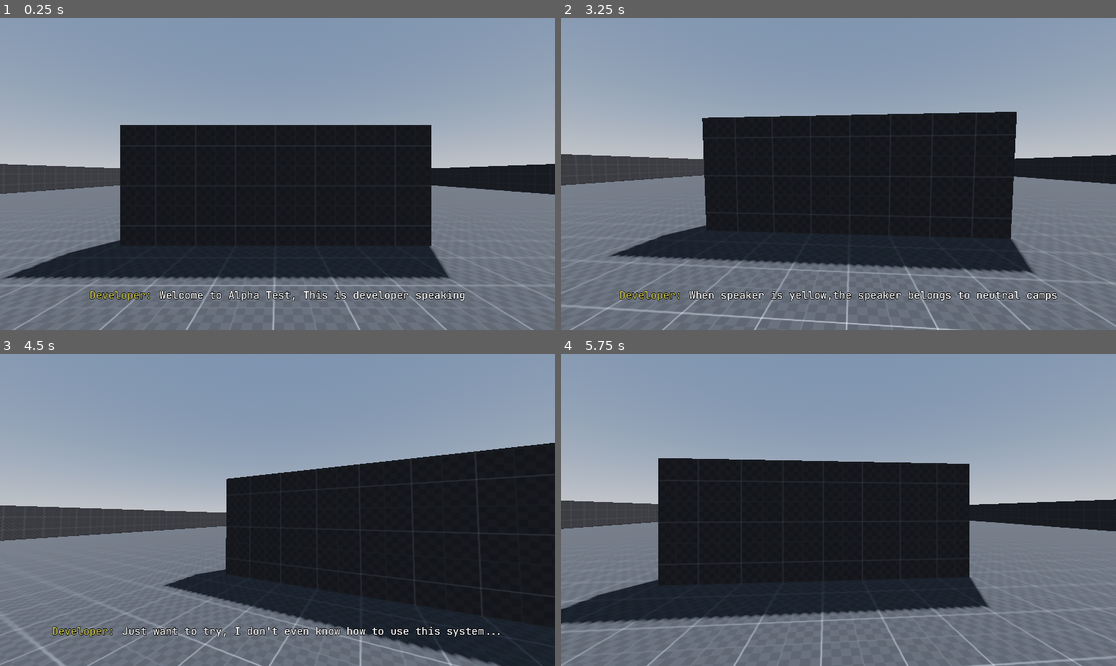
Above: before the commit, frames 1-4 (two rows, left to right).
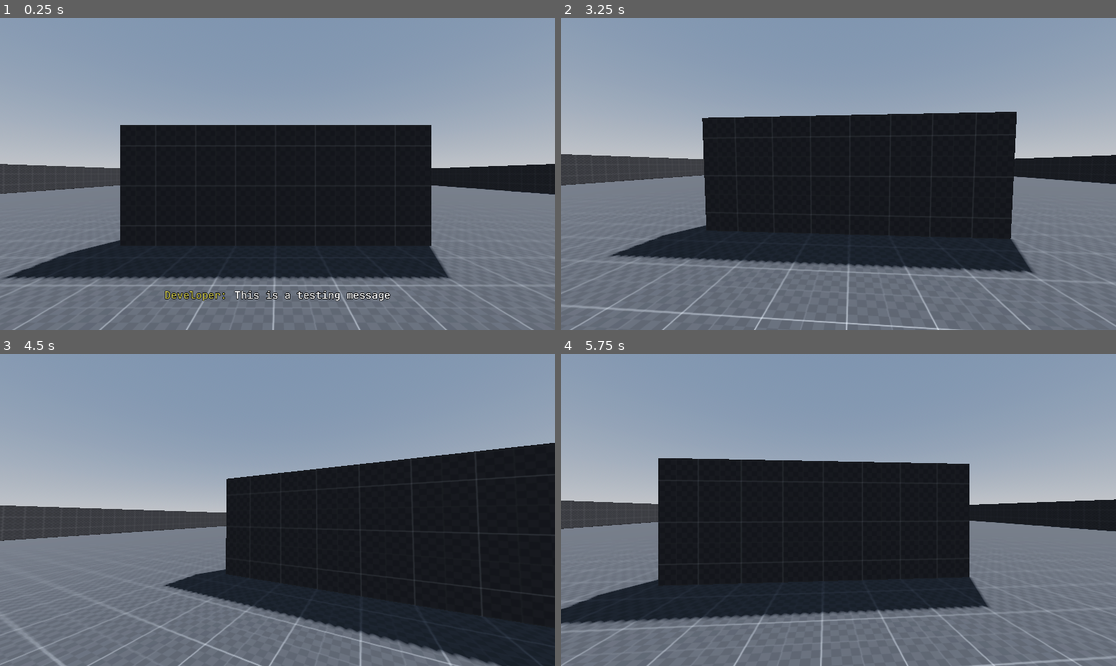
Above: after the commit, the same moments.

Repository: Zhiyi-Yang-YU/Outside-Skyline-AlphaTest
Game: Godot game, scene res://OutsideSkyline_Alpha/Scene/Level/Level_0.tscn
Two runs of this game, one before a commit and one after it. Both use one fixed random seed, a clock stepped at 60 frames per second and the inputs below.
Inputs (mouse positions are in pixels of both pictures, inside the frame that each line leads up to):
- Up to frame 1 (0.25 s): no input
- Up to frame 2 (3.25 s): tap Enter (ui_accept) at 0.5, 0.77, 1.25, 1.52, 2, 3.02 s; move the mouse to (866, 174) at 0.52 s; hold E (ui_interact) 0.53-1.28 s; move the mouse to (810, 174) at 1.27 s; tap E (ui_interact) at 1.35, 2.85 s; move the mouse to (849, 167) at 2.02 s; hold E (ui_interact) 2.03-2.78 s; move the mouse to (832, 180) at 2.77 s
- Up to frame 3 (4.5 s): tap Enter (ui_accept) at 3.5, 3.77 s; move the mouse to (316, 513) at 3.52 s; hold E (ui_interact) 3.53-4.28 s; move the mouse to (233, 506) at 4.27 s; tap E (ui_interact) at 4.35 s
- Up to frame 4 (5.75 s): tap Enter (ui_accept) at 4.52, 5 s; move the mouse to (844, 510) at 5.02 s; hold E (ui_interact) from 5.03 s (still down)

The runs differ from the first frame. In frame 1, 1.1% of the frame differs, in the area x 16-84%, y 87-91%; in frame 2, 1.2%, in the area x 10-90%, y 87-91%; in frame 3, 1.0%; in frame 4, nothing differs.

Commit message:
相对成功的关卡管理

Diff:
--- a/OutsideSkyline_Alpha/Script/Character/MrBlue.gd
+++ b/OutsideSkyline_Alpha/Script/Character/MrBlue.gd
@@ -12,9 +12,9 @@
 	pass
 
 
-func _unhandled_input(event: InputEvent) -> void:
-	if mrBlue.canInteractNow and event.is_action_pressed("ui_interact"):
-		DialogBox._showDialogBox(DramaScript._0_002)
+#func _unhandled_input(event: InputEvent) -> void:
+#	if mrBlue.canInteractNow and event.is_action_pressed("ui_interact"):
+#		DialogBox._showDialogBox(DramaScript._0_002)
 
 
 func _on_can_interact_area_body_entered(body: Node3D) -> void:
--- a/OutsideSkyline_Alpha/Script/Character/Player.gd
+++ b/OutsideSkyline_Alpha/Script/Character/Player.gd
@@ -45,9 +45,9 @@
 @onready var standCollissionShape: CollisionShape3D = $Stand_CollisionShape3D
 @onready var crouchCollissionShape: CollisionShape3D = $Crouch_CollisionShape3D
 
-
 func _ready() -> void:
 	Input.set_mouse_mode(Input.MOUSE_MODE_CAPTURED)
+	connect("body_entered", _on_body_entered)
 
 
 func _unhandled_input(event: InputEvent) -> void:
@@ -60,6 +60,8 @@
 			deg_to_rad(CAMERA_ROTATE_X_LIMIT_MAX)
 		)
 
+func _on_body_entered(body: Node) -> void:
+	pass
 
 func _physics_process(delta: float) -> void:
 	#跳跃
--- a/OutsideSkyline_Alpha/Script/Dialog/DramaScript.gd
+++ b/OutsideSkyline_Alpha/Script/Dialog/DramaScript.gd
@@ -78,4 +78,18 @@
 		speakerCamp = DialogBox.FRIENDLY,
 		text = "Welcome Here, My friend"
 	},
+	{
+		speaker = "Mr.Blue: ",
+		speakerCamp = DialogBox.FRIENDLY,
+		text = "I just unlock the portal to real alpha test level"
+	},
+	{
+		speaker = "Mr.Blue: ",
+		speakerCamp = DialogBox.FRIENDLY,
+		text = "Enjoy~"
+	},
 ]
+
+const _0_003: Array = [
+
+]
--- a/OutsideSkyline_Alpha/Script/Level/Level_0.gd
+++ b/OutsideSkyline_Alpha/Script/Level/Level_0.gd
@@ -11,5 +11,33 @@
 
 
 func _ready() -> void:
-#	mrBlue.hide()
-	DialogBox._showDialogBox(DramaScript._0_001)
+	mrBlue.hide()
+	DialogBox._showDialogBox(DramaScript.TEST_MESSAGE)
+	DialogBox.dialogueFinishedSignal.connect(_eventNumCountUp)
+	event1_check = true
+
+
+func _process(delta: float) -> void:
+	_eventManager()
+
+
+func _eventManager() -> void:
+	if eventNum == 1 and event1_check:
+		mrBlue.show()
+		_eventNumCountUp()
+		event1_check = false
+		event2_check = true
+
+	if eventNum == 2 and event2_check:
+		if Input.is_action_pressed("ui_interact") and mrBlue.canInteractNow:
+			DialogBox._showDialogBox(DramaScript._0_002)
+			event2_check = false
+			event3_check = true
+
+	if eventNum == 3 and event3_check:
+		mrBlue.queue_free()
+		event3_check = false
+
+
+func _eventNumCountUp() -> void:
+	eventNum += 1
